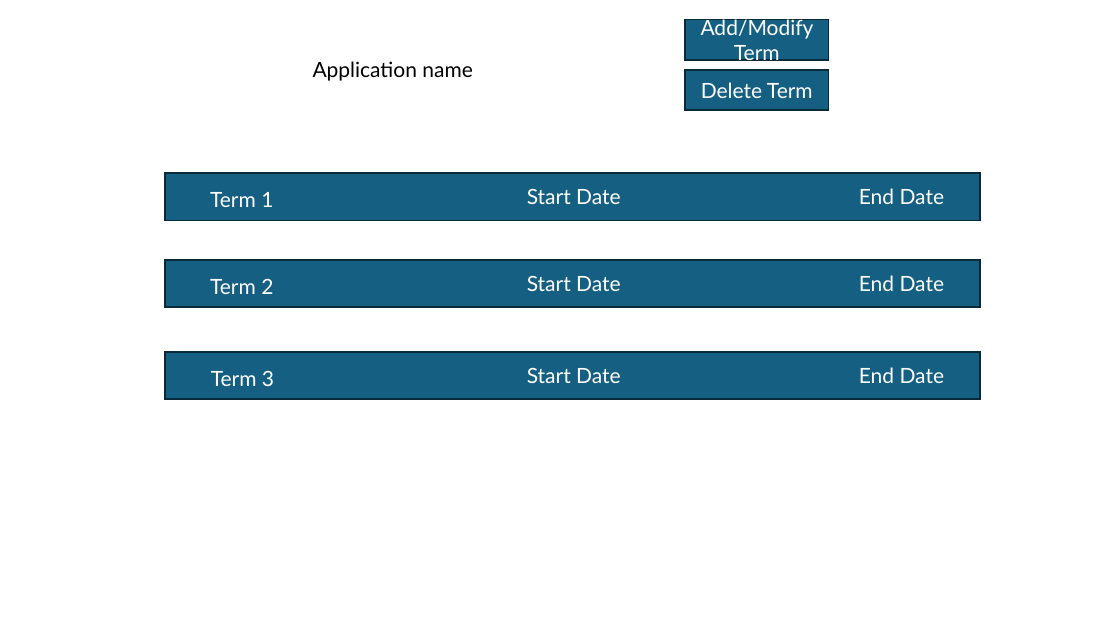
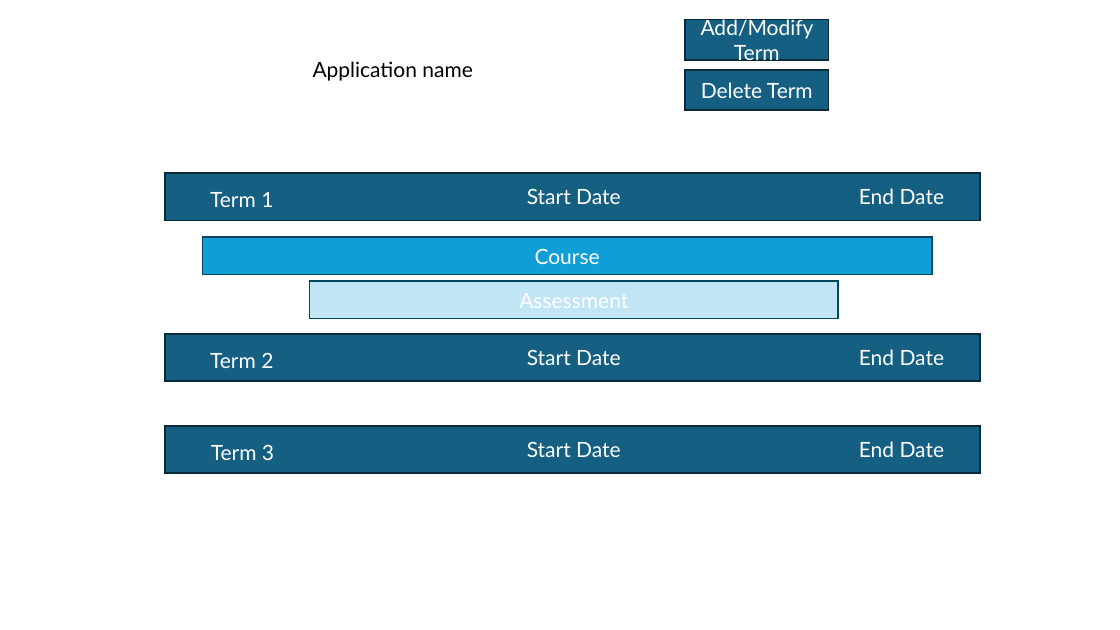
Before and after one commit to rpotesmangra11/C971-Mobile-App-Development, a slide deck: slide 1 of b1.pptx. Drawn at 1120x630 pixels with LibreOffice and Linux fonts; fonts in the diff are those of the drawing. Boxes give left, top, right and bottom in pixels: in the first picture for what was removed or moved away, otherwise in the second. Text is boxed around its words. In the diff, an @@ line names an element or a change of style, - is before the commit and + after.

```diff
--- a/b1.pptx
+++ b/b1.pptx
@@ rectangle added at [202,238,932,275], fill #0F9ED5, outline #07455D 1.5 pt, 18 pt, text #FFFFFF @@
+Course
@@ rectangle added at [310,281,839,318], fill #C1E5F5, outline #07455D 1.5 pt @@
@@ 6 texts, 2 rectangles: place and size @@
-6 texts, 2 rectangles at [165,260,981,400]
+6 texts, 2 rectangles at [165,334,981,474]
```
Also in this commit, not shown: 2 slides added, 2 slides removed.
